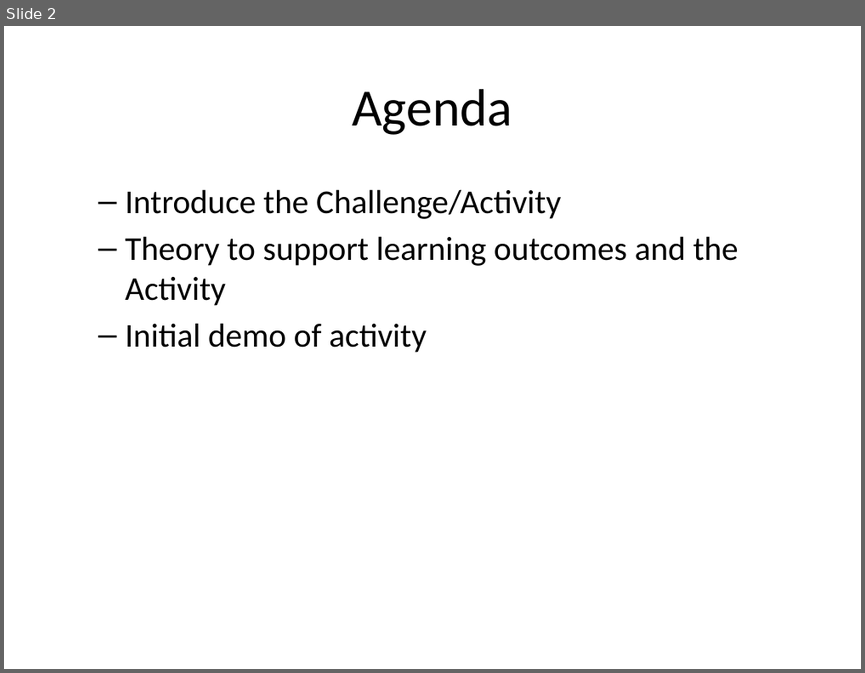
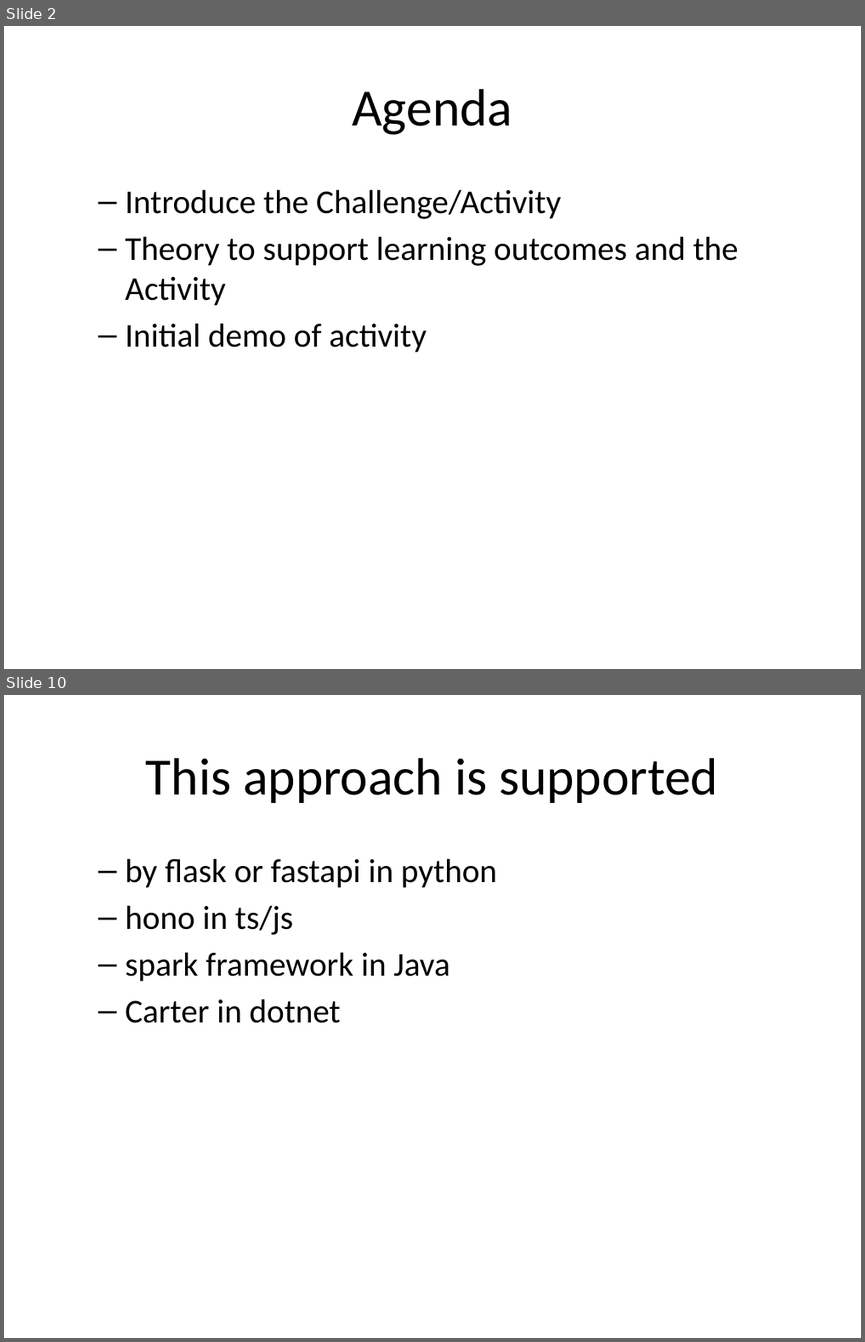
Before and after one commit to rhildred/INFO8985, a slide deck: microservice_analysis/slides.pptx. Shown one above the other, each under a label of ours: slide 2 before the commit, slides 2 and 10 after it; the slides between them are not shown. The pictures are 865x673 and 865x1342 pixels, drawn with LibreOffice and Linux fonts; fonts in the diff are those of the drawing. Boxes give left, top, right and bottom in pixels: in the first picture for what was removed or moved away, otherwise in the second. Text is boxed around its words. In the diff, an @@ line names an element or a change of style, - is before the commit and + after.

```diff
--- a/microservice_analysis/slides.pptx
+++ b/microservice_analysis/slides.pptx
@@ slide 10 added at <box>4,695,861,1338</box>, background #FFFFFF @@
@@ title added at <box>146,758,718,803</box>, 44 pt, text #000000 @@
+This approach is supported
@@ text added at <box>125,858,497,1023</box>, 28 pt, text #000000 @@
+  – by flask or fastapi in python
+  – hono in ts/js
+  – spark framework in Java
+  – Carter in dotnet
```
Also in this commit, not shown: 9 other slides added, 11 other files.
